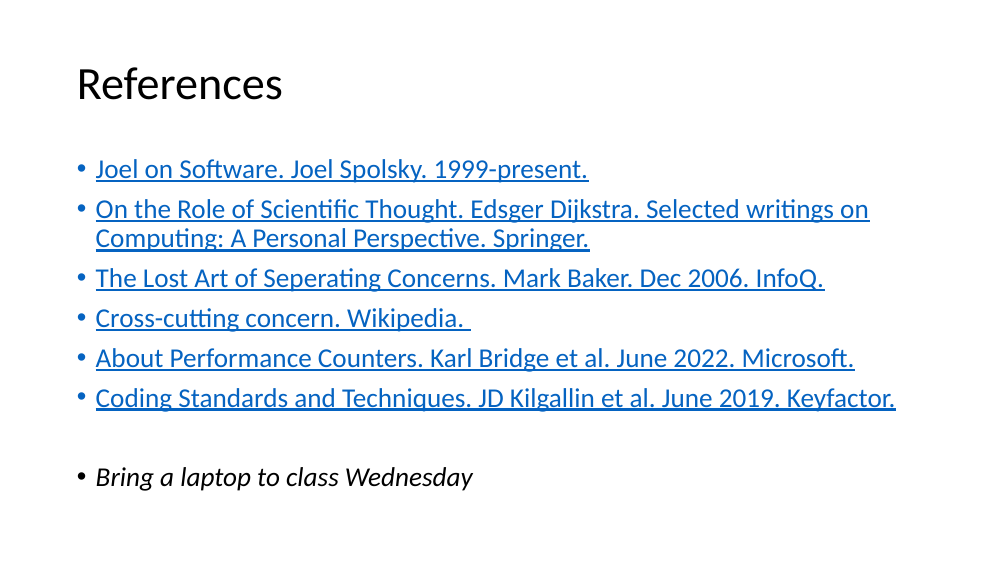
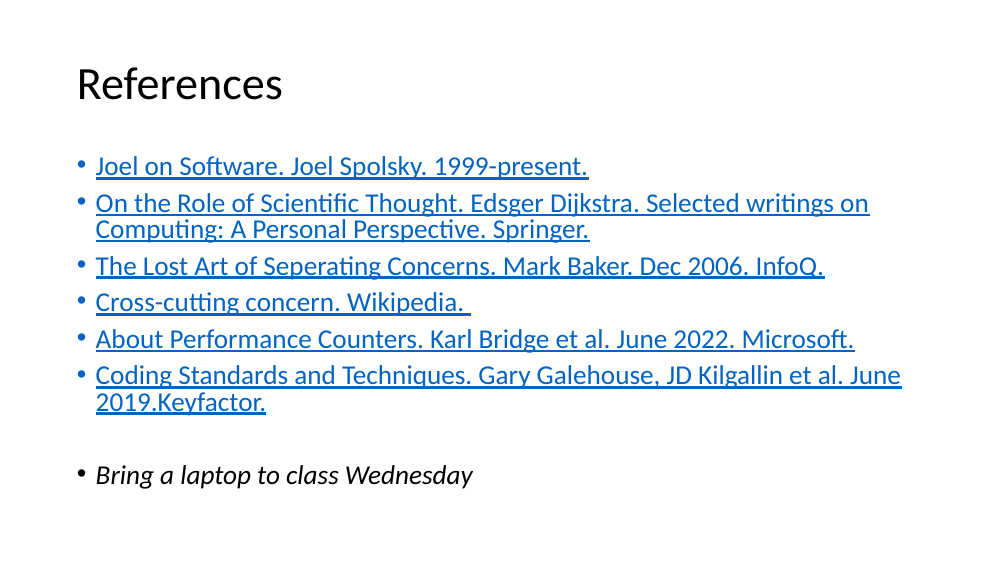
Before and after one commit to kilgallin/SWEF22, a slide deck: slide 26 of lectures/13-Code-Concerns.pptx (slide 25 before the commit). Drawn at 1008x567 pixels with LibreOffice and Linux fonts; fonts in the diff are those of the drawing. Boxes give left, top, right and bottom in pixels: in the first picture for what was removed or moved away, otherwise in the second. Text is boxed around its words. In the diff, an @@ line names an element or a change of style, - is before the commit and + after.

```diff
--- a/lectures/13-Code-Concerns.pptx
+++ b/lectures/13-Code-Concerns.pptx
@@ text at <box>96,156,869,489</box>: line spacing 0.9 to 0.8 @@
@@ text at <box>96,365,901,416</box>: text changed @@
-• Coding Standards and Techniques. JD Kilgallin et al. June 2019. Keyfactor.
+• Coding Standards and Techniques. Gary Galehouse, JD Kilgallin et al. June 2019.Keyfactor.
```
Also in this commit, not shown: 1 slide added, 5 other files.
